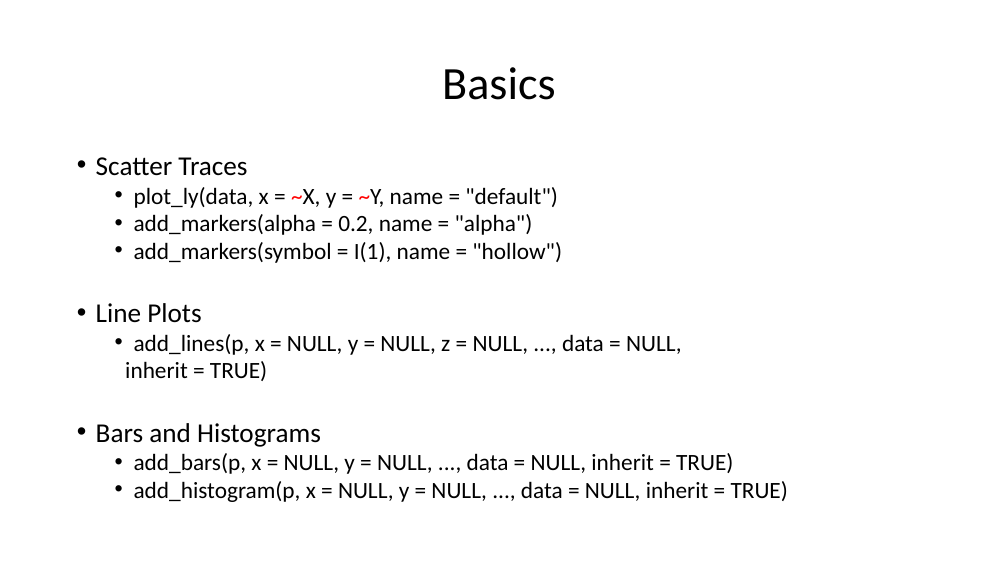
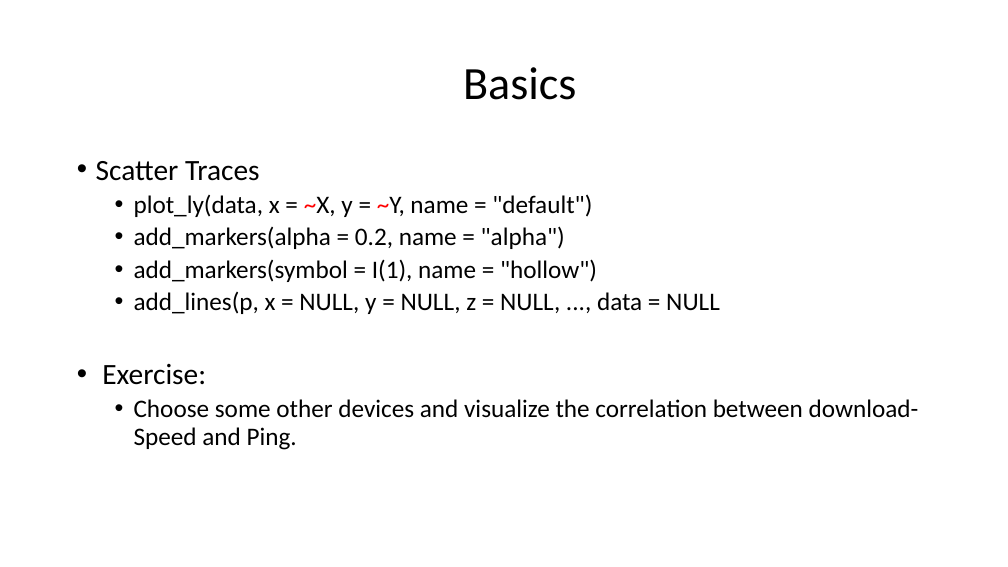
Before and after one commit to philippgrafendorfe/r_plotly, a slide deck: slide 5 of Basics and Statistics/Plotly.pptx. Drawn at 1008x567 pixels with LibreOffice and Linux fonts; fonts in the diff are those of the drawing. Boxes give left, top, right and bottom in pixels: in the first picture for what was removed or moved away, otherwise in the second. Text is boxed around its words. In the diff, an @@ line names an element or a change of style, - is before the commit and + after.

```diff
--- a/Basics and Statistics/Plotly.pptx
+++ b/Basics and Statistics/Plotly.pptx
@@ title "Basics": place and size @@
-title "Basics" at [442, 67, 555, 100]
+title "Basics" at [463, 67, 576, 100]
@@ text at [96, 161, 597, 282]: size 25.9 to 28 pt in "Scatter Traces"; size 22.2 to 24 pt in "plot_ly(data, x = ~X, y = ~Y, ...", "add_markers(alpha = 0.2, name = "alpha")", "add_markers(symbol = I(1), name = "hollow")"; line spacing 0.8 to 0.9 @@
@@ text at [102, 292, 919, 450]: text changed; size 22.2 to 24 pt @@
-• Line Plots
-  • add_lines(p, x = NULL, y = NULL, z = NULL, ..., data = NULL,
-  inherit = TRUE)
-• Bars and Histograms
-  • add_bars(p, x = NULL, y = NULL, ..., data = NULL, inherit = TRUE)
-  • add_histogram(p, x = NULL, y = NULL, ..., data = NULL, inherit = TRUE)
+  • add_lines(p, x = NULL, y = NULL, z = NULL, ..., data = NULL
+• Exercise:
+  • Choose some other devices and visualize the correlation between download-Speed and Ping.
```
Also in this commit, not shown: 2 other slides changed, 2 slides added, 1 slide removed, 2 other files.
